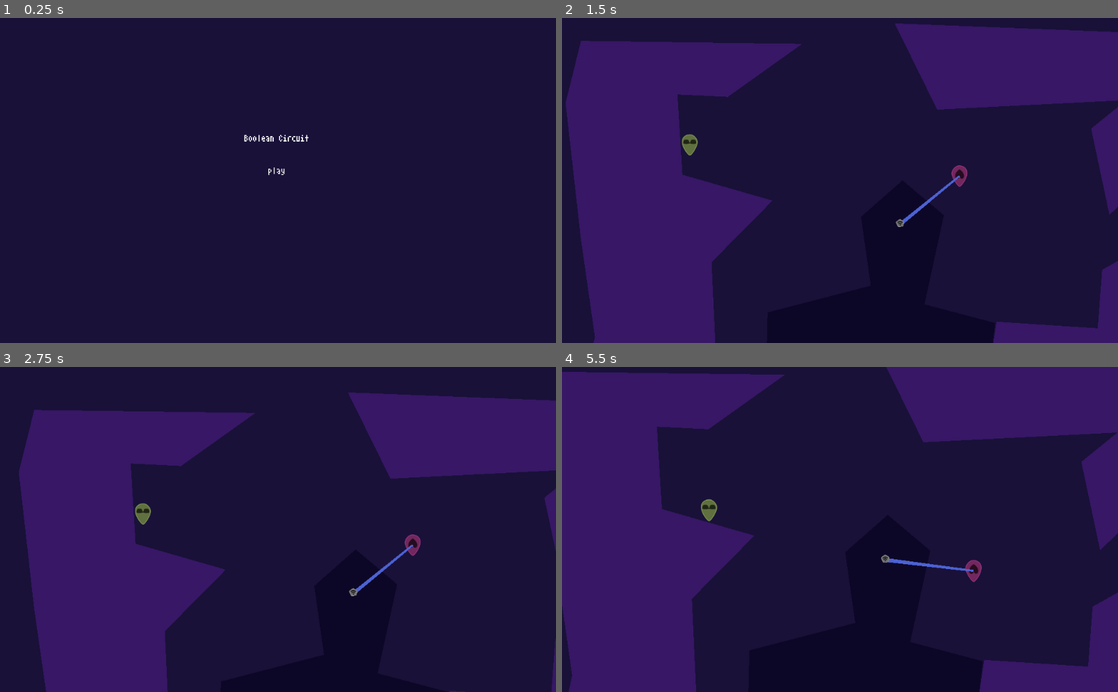
Above: before the commit, frames 1-4 (two rows, left to right).
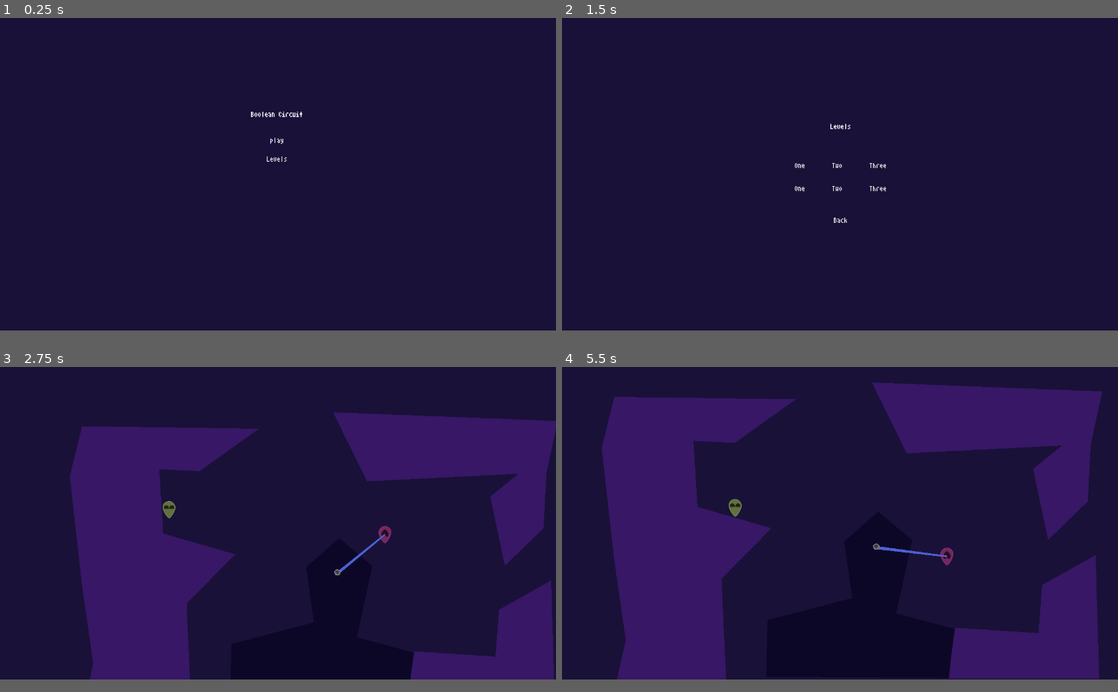
Above: after the commit, the same moments.

Repository: jacobabarbary/BooleanCircuit
Game: Godot game, scene res://gui/menu.tscn
Same seed, same stepped clock (60 frames per second), same inputs: the game is played once before the commit and once after it.
Inputs (mouse positions are in pixels of both pictures, inside the frame that each line leads up to):
- Up to frame 1 (0.25 s): no input
- Up to frame 2 (1.5 s): click "play" (after the commit: "Levels") at 0.5 s; click (840, 180) at 1.25 s, where only the run before the commit has a clickable "level one"
- Up to frame 3 (2.75 s): click (239, 519) at 2 s, where only the run after the commit has a clickable "One"
- Up to frame 4 (5.5 s): tap S (Player2Action) at 2.85, 4.35 s; tap Down (PlayerAction) at 3.6, 5.1 s
In our replay, the window is 800x468 before the commit and 800x450 after it. These sizes can differ from the game's own. Grey fills any space a smaller window leaves; there, only what the larger window draws over its background counts as a difference.

The runs differ from the first frame. In frame 1, 0.3% of the frame differs, in the area x 43-56%, y 28-49%; in frame 2, 36%, in the area x 0-100%, y 1-100%; in frame 3, 23%; in frame 4, 32%.

Commit message:
gui improvments

Diff:
--- a/gui/button.tscn
+++ b/gui/button.tscn
@@ -3,14 +3,16 @@
 [ext_resource path="res://assets/AtariSmall.ttf" type="DynamicFontData" id=1]
 [ext_resource path="res://gui/button.gd" type="Script" id=2]
 
-
 [sub_resource type="DynamicFont" id=1]
 font_data = ExtResource( 1 )
 
 [node name="button" type="Button"]
-margin_top = 57.0
-margin_right = 1026.0
-margin_bottom = 80.0
+anchor_right = 1.0
+anchor_bottom = 1.0
+margin_left = 40.0
+margin_top = 40.0
+margin_right = -40.0
+margin_bottom = -40.0
 custom_fonts/font = SubResource( 1 )
 text = "play"
 flat = true
--- a/gui/level_selector.tscn
+++ b/gui/level_selector.tscn
@@ -1,6 +1,10 @@
-[gd_scene load_steps=2 format=2]
+[gd_scene load_steps=4 format=2]
 
 [ext_resource path="res://gui/button.tscn" type="PackedScene" id=1]
+[ext_resource path="res://assets/AtariSmall.ttf" type="DynamicFontData" id=2]
+
+[sub_resource type="DynamicFont" id=1]
+font_data = ExtResource( 2 )
 
 [node name="level_selector" type="Control"]
 anchor_right = 1.0
@@ -9,19 +13,116 @@
 "_edit_use_anchors_": false
 }
 
-[node name="VBoxContainer" type="VBoxContainer" parent="."]
-anchor_top = 0.5
+[node name="CenterContainer" type="CenterContainer" parent="."]
 anchor_right = 1.0
-anchor_bottom = 0.5
-margin_top = -11.5
-margin_bottom = 11.5
+anchor_bottom = 1.0
+margin_left = 10.0
+margin_top = 10.0
+margin_right = -10.0
+margin_bottom = -10.0
 __meta__ = {
 "_edit_use_anchors_": false
 }
 
-[node name="button" parent="VBoxContainer" instance=ExtResource( 1 )]
+[node name="VBoxContainer" type="VBoxContainer" parent="CenterContainer"]
+margin_left = 518.0
+margin_top = 232.0
+margin_right = 742.0
+margin_bottom = 468.0
+custom_constants/separation = 50
+__meta__ = {
+"_edit_use_anchors_": false
+}
+
+[node name="Label" type="Label" parent="CenterContainer/VBoxContainer"]
+margin_right = 224.0
+margin_bottom = 37.0
+custom_fonts/font = SubResource( 1 )
+text = "Levels
+"
+align = 1
+__meta__ = {
+"_edit_use_anchors_": false
+}
+
+[node name="CenterContainer" type="CenterContainer" parent="CenterContainer/VBoxContainer"]
+margin_top = 87.0
+margin_right = 224.0
+margin_bottom = 163.0
+
+[node name="Levels" type="GridContainer" parent="CenterContainer/VBoxContainer/CenterContainer"]
+margin_right = 224.0
+margin_bottom = 76.0
+custom_constants/vseparation = 30
+custom_constants/hseparation = 50
+columns = 3
+
+[node name="One" parent="CenterContainer/VBoxContainer/CenterContainer/Levels" instance=ExtResource( 1 )]
+anchor_right = 0.0
+anchor_bottom = 0.0
+margin_left = 0.0
 margin_top = 0.0
-margin_right = 1024.0
+margin_right = 36.0
 margin_bottom = 23.0
-text = "level one"
+text = "One"
 ChageSceneTo = "res://level/level_1.tscn"
+
+[node name="Two" parent="CenterContainer/VBoxContainer/CenterContainer/Levels" instance=ExtResource( 1 )]
+anchor_right = 0.0
+anchor_bottom = 0.0
+margin_left = 86.0
+margin_top = 0.0
+margin_right = 122.0
+margin_bottom = 23.0
+text = "Two"
+ChageSceneTo = "res://level/level_1.tscn"
+
+[node name="Three" parent="CenterContainer/VBoxContainer/CenterContainer/Levels" instance=ExtResource( 1 )]
+anchor_right = 0.0
+anchor_bottom = 0.0
+margin_left = 172.0
+margin_top = 0.0
+margin_right = 224.0
+margin_bottom = 23.0
+text = "Three"
+ChageSceneTo = "res://level/level_1.tscn"
+
+[node name="One2" parent="CenterContainer/VBoxContainer/CenterContainer/Levels" instance=ExtResource( 1 )]
+anchor_right = 0.0
+anchor_bottom = 0.0
+margin_left = 0.0
+margin_top = 53.0
+margin_right = 36.0
+margin_bottom = 76.0
+text = "One"
+ChageSceneTo = "res://level/level_1.tscn"
+
+[node name="Two2" parent="CenterContainer/VBoxContainer/CenterContainer/Levels" instance=ExtResource( 1 )]
+anchor_right = 0.0
+anchor_bottom = 0.0
+margin_left = 86.0
+margin_top = 53.0
+margin_right = 122.0
+margin_bottom = 76.0
+text = "Two"
+ChageSceneTo = "res://level/level_1.tscn"
+
+[node name="Three2" parent="CenterContainer/VBoxContainer/CenterContainer/Levels" instance=ExtResource( 1 )]
+anchor_right = 0.0
+anchor_bottom = 0.0
+margin_left = 172.0
+margin_top = 53.0
+margin_right = 224.0
+margin_bottom = 76.0
+text = "Three"
+ChageSceneTo = "res://level/level_1.tscn"
+
+[node name="Back" parent="CenterContainer/VBoxContainer" instance=ExtResource( 1 )]
+anchor_right = 0.0
+anchor_bottom = 0.0
+margin_left = 0.0
+margin_top = 213.0
+margin_right = 224.0
+margin_bottom = 236.0
+text = "Back"
+ChageSceneTo = "res://gui/menu.tscn"
--- a/gui/menu.tscn
+++ b/gui/menu.tscn
@@ -40,5 +40,11 @@
 "_edit_use_anchors_": false
 }
 
-[node name="button" parent="VBoxContainer" instance=ExtResource( 2 )]
+[node name="Play" parent="VBoxContainer" instance=ExtResource( 2 )]
+ChageSceneTo = "res://level/level_1.tscn"
+
+[node name="Levels" parent="VBoxContainer" instance=ExtResource( 2 )]
+margin_top = 100.0
+margin_bottom = 123.0
+text = "Levels"
 ChageSceneTo = "res://gui/level_selector.tscn"
--- a/project.godot
+++ b/project.godot
@@ -18,6 +18,11 @@
 config/name="BooleanCircuit"
 run/main_scene="res://gui/menu.tscn"
 config/icon="res://icon.png"
+
+[display]
+
+window/size/width=1280
+window/size/height=720
 
 [input]
 
